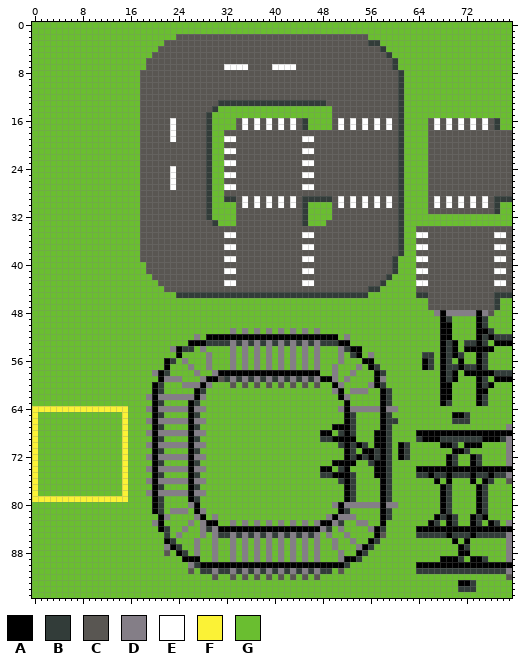
Pixel-art file -- resource/tiles.aseprite. The picture above is the old version.
80x96 pixels, 1 frame.
Palette (. is transparent): A #000000  B #323c39  C #595652  D #847e87  E #ffffff  F #fbf236  G #6abe30
The same view after the edit:
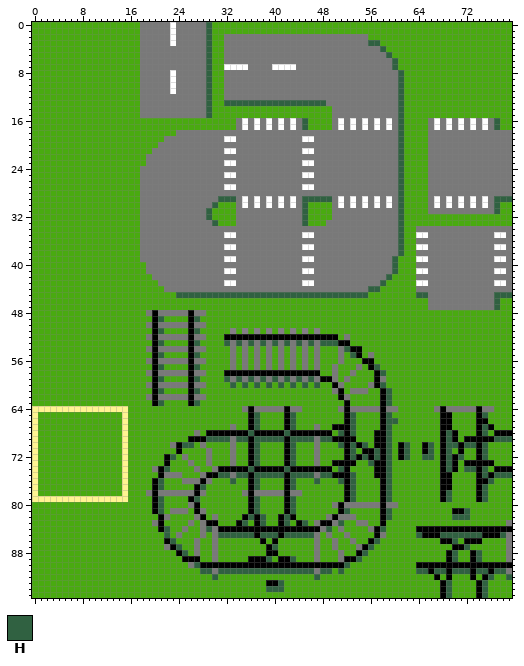
Colours new in this view: H #306141
What changed:
layer "bkg" added
layer "grass" added
layer "roads" added
layer "misc" added
layer "Layer 2" removed
layer "Layer 1" removed
colour C: #595652 -> #797979
colour F: #fbf236 -> #fff392
colour G: #6abe30 -> #49aa10
Changed rows in their new state; - is a pixel that keeps its letter.
Layers "roads", "bkg":
first column x 18:
 0 CCCCCECCCCCH--------------------------------------------------
 1 CCCCCECCCCCH--------------------------------------------------
 2 CCCCCE-----HGG------------------------------------------------
 3 CCCC-E-----HGG------------------------HH----------------------
 4 CCC--------HGG--------------------------H---------------------
 5 CC---------HGG---------------------------H--------------------
 6 C----------HGG----------------------------H-------------------
 7 C----------HGG----------------------------H-------------------
 8 -----E-----HGG-----------------------------H------------------
 9 -----E-----HGG-----------------------------H------------------
10 -----E-----HGG-----------------------------H------------------
11 -----E-----HGG-----------------------------H------------------
12 -----------HGG-----------------------------H------------------
13 -----------HGGHHHHHHHHHHHHHHHHH------------H------------------
14 -----------HG------------------------------H------------------
15 -----------H-------------------------------H------------------
16 GGGGGGGGGGGG---------------H---------------H---------------H--
17 GGGGGGGGGGGG---------------H---------------H---------------H--
18 GGGGGG-----CCC-----------------------------H------------------
19 GGGG-C-----CCC-----------------------------H------------------
20 GGG--------CCC-----------------------------H------------------
21 GG---------CCC-----------------------------H------------------
22 G----------CCC-----------------------------H------------------
23 G----------CCC-----------------------------H------------------
24 -----C-----CCC-----------------------------H------------------
25 -----C-----CCC-----------------------------H------------------
26 -----C-----CCC-----------------------------H------------------
27 -----C-----CCC-----------------------------H------------------
28 -----------CCC-----------------------------H------------------
29 -----------CCHHH-----------HHHHH-----------H---------------HHH
30 -----------CH--------------H---------------H---------------H--
31 -----------H---------------H---------------H---------------H--
32 -----------H---------------H---------------H------------------
33 ------------H--------------H---------------H------------------
34 -------------------------------------------H------------------
35 -------------------------------------------H------------------
36 -------------------------------------------H------------------
37 -------------------------------------------H------------------
38 -------------------------------------------H------------------
39 ------------------------------------------H-------------------
40 ------------------------------------------H-------------------
41 ------------------------------------------H-------------------
42 -----------------------------------------H--------------------
43 ----------------------------------------H---------------------
44 --------------------------------------HH----------------------
45 ------HHHHHHHHHHHHHHHHHHHHHHHHHHHHHHHH--------HH-----------HHH
46 -----------------------------------------------------------H--
47 -----------------------------------------------------------H--
48 -CACCCCCACC--------------------------------------GGGGGGGGGG---
49 --AH----AH----------------------------------------GG----GG----
50 -CACCCCCACC---------------------------------------GG----GG----
51 --AH----AH----------------------------------------GG----GGG---
52 -CACCCCCACCGGG--------------------C---------------GG----GGGGGG
53 --AH-----HGGGGHCHCHCHCHCHCHCHCHHH-----------------GGG-GGGG-GGG
54 -CACCCCCACC----C-C-C-C-C-C-C-C---CH---------------GGG-GGGGG---
55 --AH--G-AH-G---C-C-C-C-C-C-C-C---C-H--C--------GG-GGGG--GG----
56 -CACCCCCACCG---C-C-C-C-C-C-C-C---C-------------GG-GG-G--GG----
57 --AHG---AH-G---C-C-C-C-C-C-C-C--C---C--H-------GG-GGGGGGGG----
58 -CACCCCCACC-GG------------------C--C----H---------GGG-GGGGGGGG
59 --AHGGG-AHGGGGHCHCHCHCHCHCHCHC--C-C-----C---------GGG---GG-GGG
60 -C-CCCCCACCG---H-H-H-H-H-H-H-H---C----C-H---------GG----GGG---
61 ---H----AHG---------------------C--CCC---H--------GG----GG----
62 -C-CCCCCACC-----------------------C------H--------GG----GG----
63 ---H-----H-------------------------------H--------GG----GG----
64 -GGGGGGGGGG------CACCCCCACC------C-CCCCC-CC------CACCCCCACC---
65 --GG----GG--------AH----AH---------H-----H--------AAGGG-AH----
66 -GGGGGGGGGG-------AH----AH---------H-----HH-------AAGGG-AA----
67 --GG----GG-----C--AH----AH---C-----H-----H--------AA----AHA--G
68 -GGGGGGGGCGAAAAAAAHAAAAAHAAAAA---H-H-----H----GGGG-H-GGG-HG---
69 --GG-----AAHHHHCHHAHHHHHAHHHHCHH---------H----GGGGAHAGAAA--HHH
70 -GGGGCAHHGC----C--AH----AH---C---H-H-H---H--H--AH--HHAHH-H---G
71 --GG--A-GG-C---C--AH----AH---C-----H---H-H--H--AH-AHG-G-AH---G
72 -GGGAHGCGGGC---C--AH----AH---C-----H-H-H-H--H--HH-AHAH-GAH---G
73 --GGA---CG-C---C--AH----AH---C--------H--H--------AHA-A-AAA--G
74 -GCAHGGGGCG-CAAAAAHAAAAAHAAAAA---H-------H----GGGG-H-GHH-HG---
75 --GACCC-GGCAAHHCHHAHHHHHAHHHHCHH---H-----H----GGGGA-GGGGAH-HHH
76 -G-HGGGCCCAC---H--AH----AH---H---H-H-----H-------GA----GA-H--G
77 ---H----GAH-------AH----AH---------H-----H---------A-----H----
78 -C-CCCCCCAC------CACCCCCACC--------H-----H---------H-----H----
79 ---H-----H--------AH----AH---------H-----H---------H-----H----
80 ---H----C---------AH----AH------C-CCCCCC-CC-------GG----GG----
81 ---H-CCC--C-------AH----AH--------H------H--------GGAAH-GG----
82 ----C----C--C----AHAH--AHA-----C-CCC-----H-------GGGHHHGGG----
83 --C-----C-C----GAH-AHG-AHGAH-C--CH--CC----------GG-GG--GG-GG-C
84 ----H--C--CHC-----------------CH-C----C-H---------------------
85 ----H-C---C-CHHHHHHAHHHAHHHHHC-C--C-----------HAAAHHHHHHHAAAHC
86 -----H---C--C--G-G-GAGAG-G-G-C--C--C---H----------AAH--AA----C
87 ----C-H--C--C--G-G-G-AHG-G-G-C--C---C-H-------------A-H------C
88 ----G--H-C--C--G-G-G-AAG-G-G-C---C---H-------------AHGGAH----C
89 ------------C--G-GAAAH-AAH-G-C---C--H-------------G-HG--HG---C
90 --------CH------------------------H---------------------------
91 --------G-HHCHHHHHHHHHHHHHHHHCHH-H------------HHAHHAHHHAHHAHHC
92 ------------H--G-G-G-G-G-G-G-H-------------------A-A---A-AH--H
93 ---------------------AAH--------------------------AH-GGGAH----
94 ---------------------HHH--------------------------AH-GGGAH----
95 --------------------------------------------------AH----AH----
Pixel boxes of the changes (left, top, right, bottom) in both pictures:
changed: (32, 22, 512, 598)
